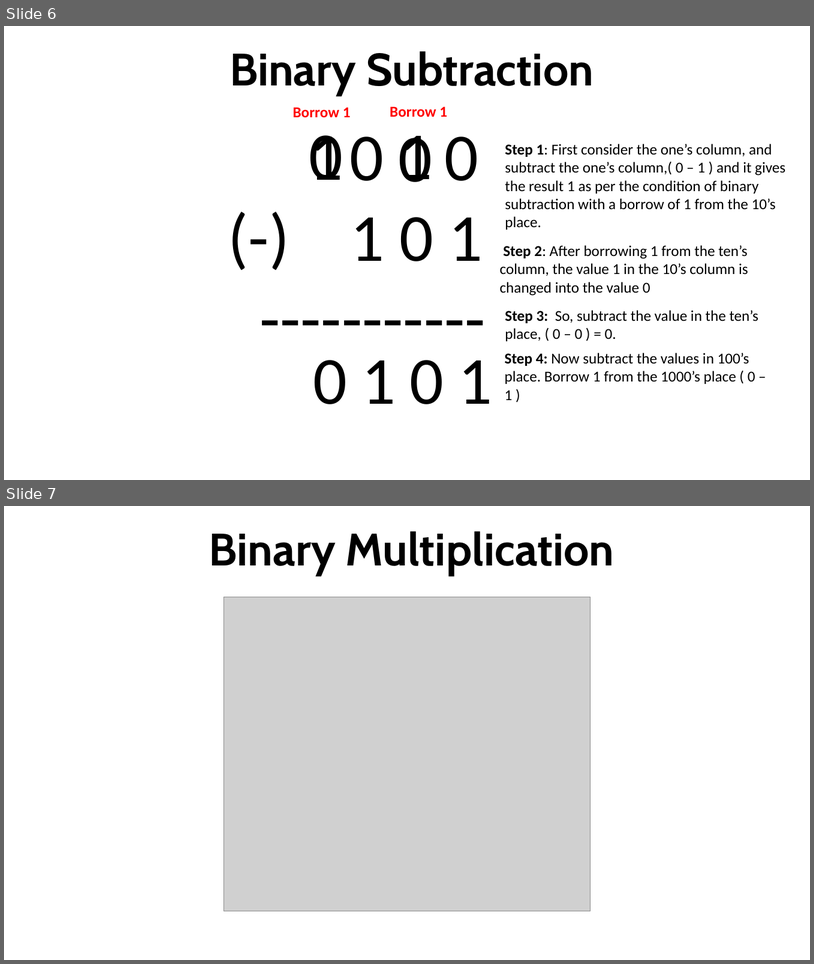
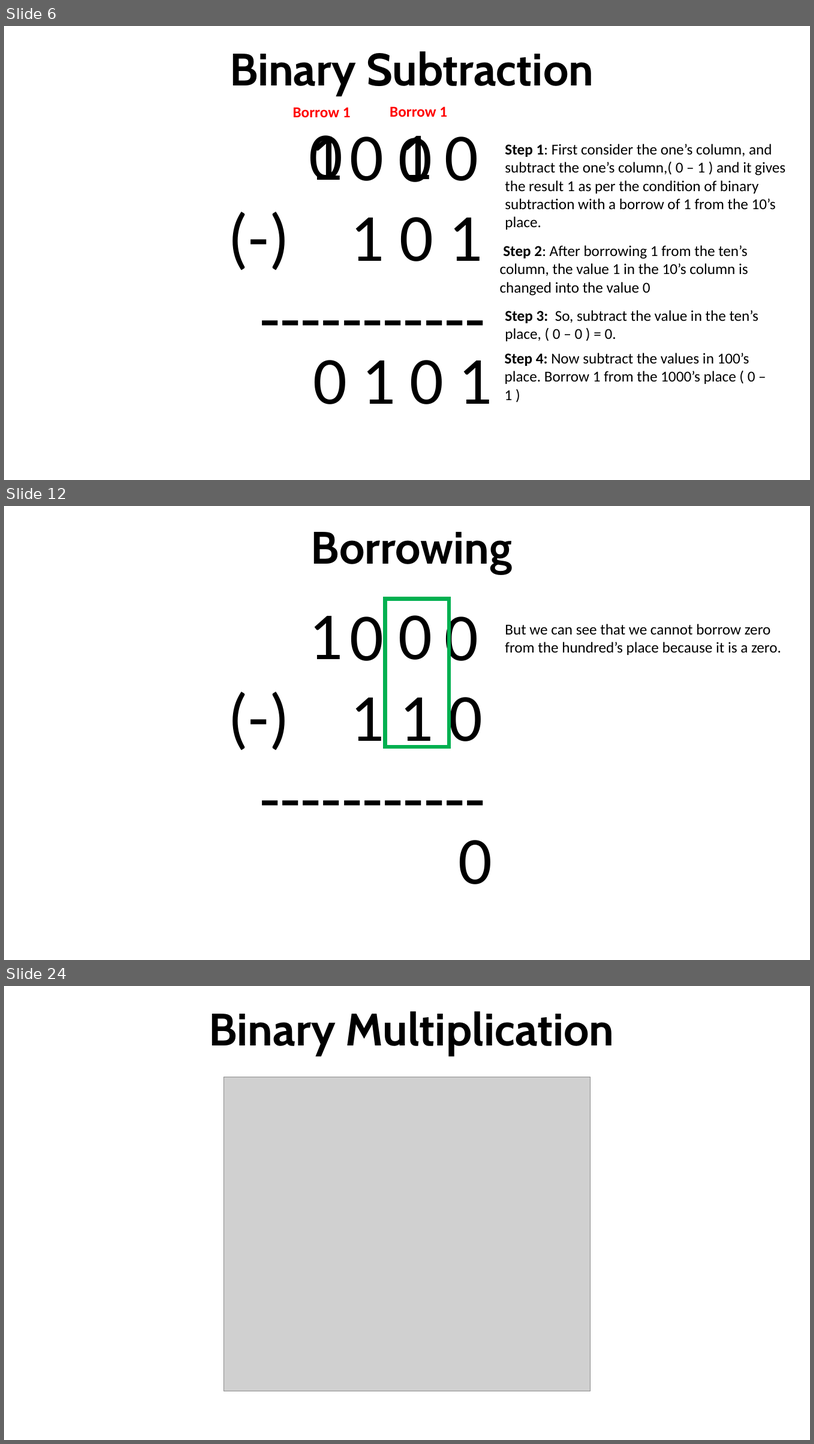
Before and after one commit to robitussin/CCS0001, a slide deck: Binary Operations.pptx. Shown one above the other, each under a label of ours: slides 6 and 7 before the commit, slides 6, 12 and 24 after it; the slides between them are not shown. The pictures are 814x964 and 814x1444 pixels, drawn with LibreOffice and Linux fonts; fonts in the diff are those of the drawing; grey boxes stand for pictures. Boxes give left, top, right and bottom in pixels: in the first picture for what was removed or moved away, otherwise in the second. Text is boxed around its words. In the diff, an @@ line names an element or a change of style, - is before the commit and + after.

```diff
--- a/Binary Operations.pptx
+++ b/Binary Operations.pptx
@@ slide 12 added at <box>4,506,810,960</box>, background #FFFFFF @@
@@ text added at <box>311,532,513,574</box>, 54 pt, text #000000, bold @@
+Borrowing
@@ text added at <box>350,604,483,748</box>, 80 pt, text #000000 @@
+              0 0
+              (-) 1 1 0
+-----------
@@ rectangle added at <box>385,598,449,747</box>, outline #00B050 4.5 pt @@
@@ text added at <box>309,616,343,659</box>, 80 pt, text #000000 @@
+1
@@ text added at <box>399,615,433,660</box>, 80 pt, text #000000 @@
+0
@@ text added at <box>505,624,782,655</box>, 18 pt, text #000000 @@
+But we can see that we cannot borrow zero from the hundred’s place because it is a zero.
@@ text added at <box>458,840,492,884</box>, 80 pt, text #000000 @@
+0
@@ what was slide 7 is now slide 24 @@
```
Also in this commit, not shown: 35 other slides added.
